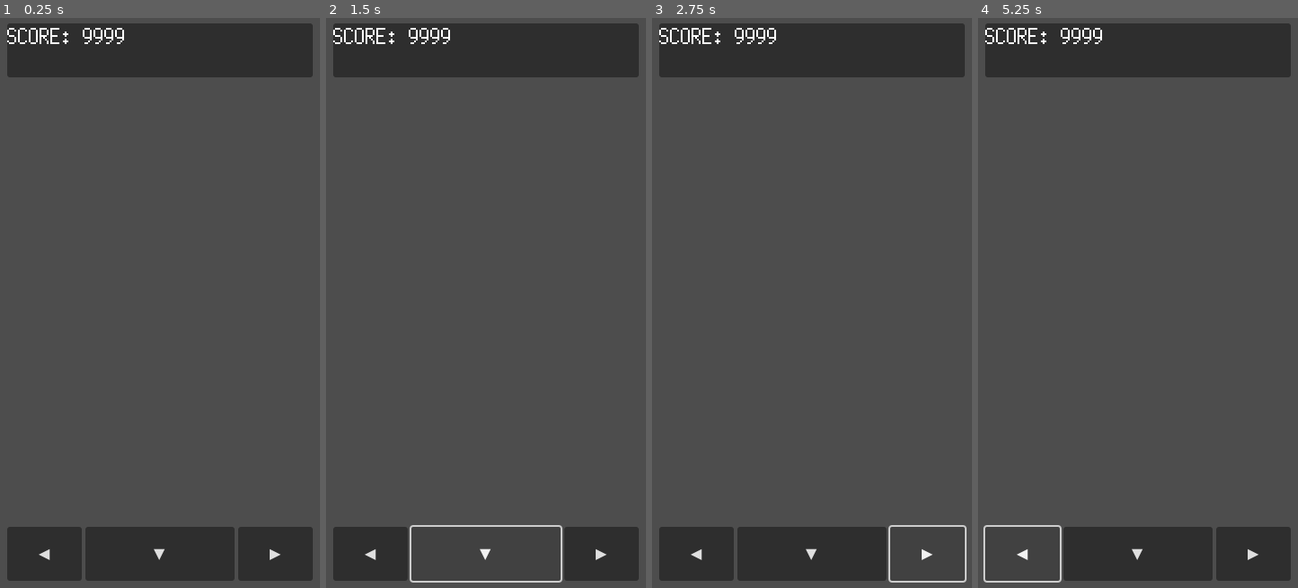
Above: before the commit, frames 1-4 (left to right).
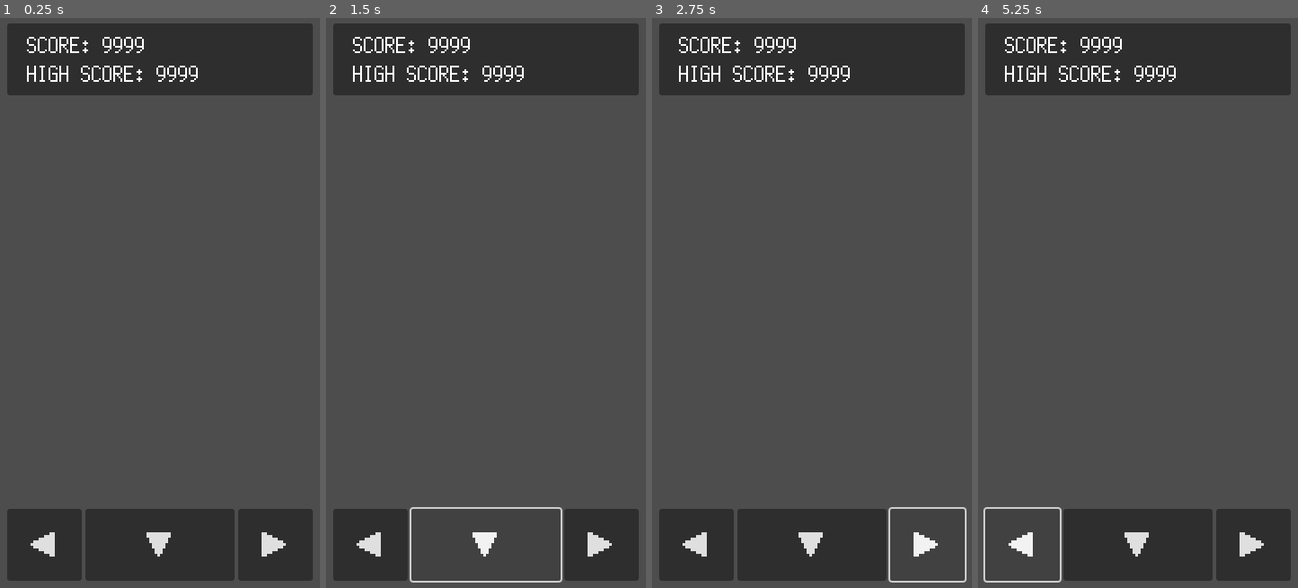
Above: after the commit, the same moments.

Repository: kamikoloss/fruits-puzzle
Game: Godot game, scene res://scenes/main.tscn
Two runs of this game, one before a commit and one after it. Both use one fixed random seed, a clock stepped at 60 frames per second and the inputs below.
Inputs:
- Up to frame 1 (0.25 s): no input
- Up to frame 2 (1.5 s): click "◀" at 0.5 s; click "▼" at 1.25 s
- Up to frame 3 (2.75 s): click "▶" at 2 s
- Up to frame 4 (5.25 s): click "◀" at 2.75 s; click "▼" at 3.5 s; click "▶" at 4.25 s; click "◀" at 5 s

The runs differ from the first frame. In frame 1, 7.5% of the frame differs, in the area x 2-98%, y 1-96%; in frame 2, 6.3%; in frame 3, 6.9%; in frame 4, 6.9%.

Commit message:
レイアウト微修正

Diff:
--- a/scenes/main.tscn
+++ b/scenes/main.tscn
@@ -7,13 +7,15 @@
 [node name="Control" type="Control" parent="."]
 layout_mode = 3
 anchors_preset = 0
+offset_right = 360.0
+offset_bottom = 640.0
 
 [node name="VBoxContainer" type="VBoxContainer" parent="Control"]
 offset_right = 360.0
 offset_bottom = 640.0
 
 [node name="Header" type="MarginContainer" parent="Control/VBoxContainer"]
-custom_minimum_size = Vector2(0, 80)
+custom_minimum_size = Vector2(0, 100)
 layout_mode = 2
 theme_override_constants/margin_left = 10
 theme_override_constants/margin_top = 10
@@ -23,39 +25,63 @@
 [node name="Panel" type="Panel" parent="Control/VBoxContainer/Header"]
 layout_mode = 2
 
-[node name="Score" type="RichTextLabel" parent="Control/VBoxContainer/Header"]
+[node name="MarginContainer" type="MarginContainer" parent="Control/VBoxContainer/Header"]
 layout_mode = 2
+theme_override_constants/margin_left = 10
+theme_override_constants/margin_top = 10
+theme_override_constants/margin_right = 10
+theme_override_constants/margin_bottom = 10
+
+[node name="Scores" type="VBoxContainer" parent="Control/VBoxContainer/Header/MarginContainer"]
+layout_mode = 2
+
+[node name="TextScore" type="RichTextLabel" parent="Control/VBoxContainer/Header/MarginContainer/Scores"]
+layout_mode = 2
+size_flags_vertical = 3
 theme_override_fonts/normal_font = ExtResource("1_3m1vt")
 theme_override_font_sizes/normal_font_size = 24
-text = "SCORE: 9999"
+text = " SCORE: 9999"
+
+[node name="TextHighScore" type="RichTextLabel" parent="Control/VBoxContainer/Header/MarginContainer/Scores"]
+layout_mode = 2
+size_flags_vertical = 3
+theme_override_fonts/normal_font = ExtResource("1_3m1vt")
+theme_override_font_sizes/normal_font_size = 24
+text = " HIGH SCORE: 9999"
 
 [node name="Body" type="MarginContainer" parent="Control/VBoxContainer"]
 layout_mode = 2
 size_flags_vertical = 3
 
 [node name="Footer" type="MarginContainer" parent="Control/VBoxContainer"]
-custom_minimum_size = Vector2(0, 80)
+custom_minimum_size = Vector2(0, 100)
 layout_mode = 2
 theme_override_constants/margin_left = 10
 theme_override_constants/margin_top = 10
 theme_override_constants/margin_right = 10
 theme_override_constants/margin_bottom = 10
 
-[node name="MoveButtons" type="HBoxContainer" parent="Control/VBoxContainer/Footer"]
+[node name="Buttons" type="HBoxContainer" parent="Control/VBoxContainer/Footer"]
 layout_mode = 2
 
-[node name="ButtonLeft" type="Button" parent="Control/VBoxContainer/Footer/MoveButtons"]
+[node name="ButtonLeft" type="Button" parent="Control/VBoxContainer/Footer/Buttons"]
 layout_mode = 2
 size_flags_horizontal = 3
+theme_override_fonts/font = ExtResource("1_3m1vt")
+theme_override_font_sizes/font_size = 36
 text = "◀"
 
-[node name="ButtonDrop" type="Button" parent="Control/VBoxContainer/Footer/MoveButtons"]
+[node name="ButtonDrop" type="Button" parent="Control/VBoxContainer/Footer/Buttons"]
 layout_mode = 2
 size_flags_horizontal = 3
 size_flags_stretch_ratio = 2.0
+theme_override_fonts/font = ExtResource("1_3m1vt")
+theme_override_font_sizes/font_size = 36
 text = "▼"
 
-[node name="ButtonRight" type="Button" parent="Control/VBoxContainer/Footer/MoveButtons"]
+[node name="ButtonRight" type="Button" parent="Control/VBoxContainer/Footer/Buttons"]
 layout_mode = 2
 size_flags_horizontal = 3
+theme_override_fonts/font = ExtResource("1_3m1vt")
+theme_override_font_sizes/font_size = 36
 text = "▶"
